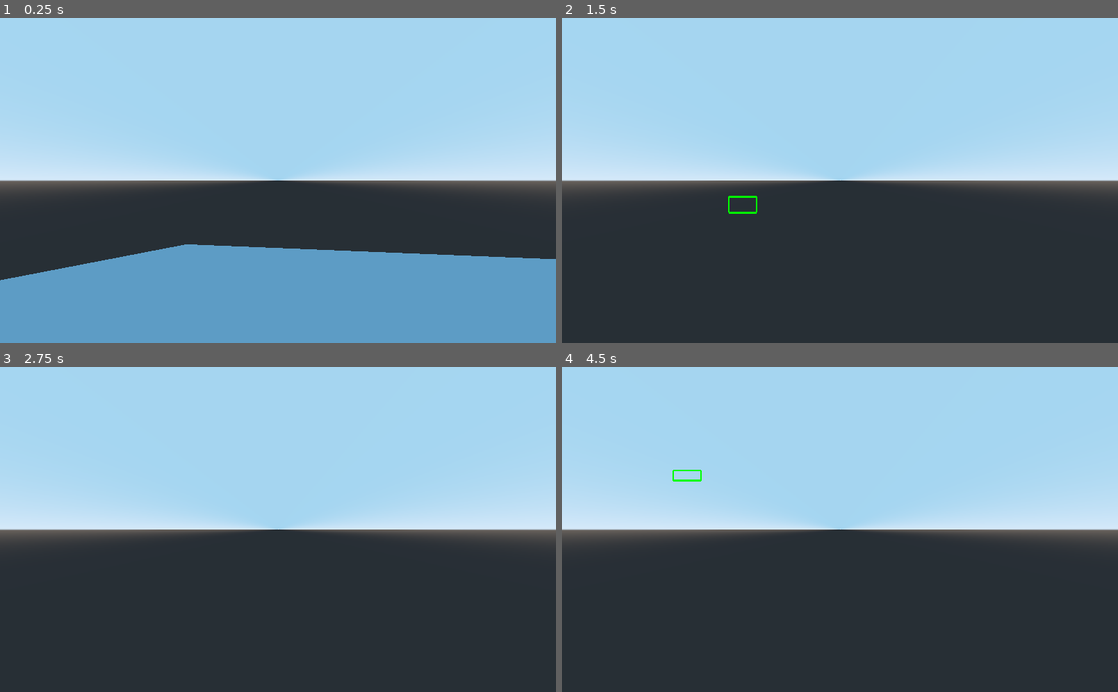
Above: before the commit, frames 1-4 (two rows, left to right).
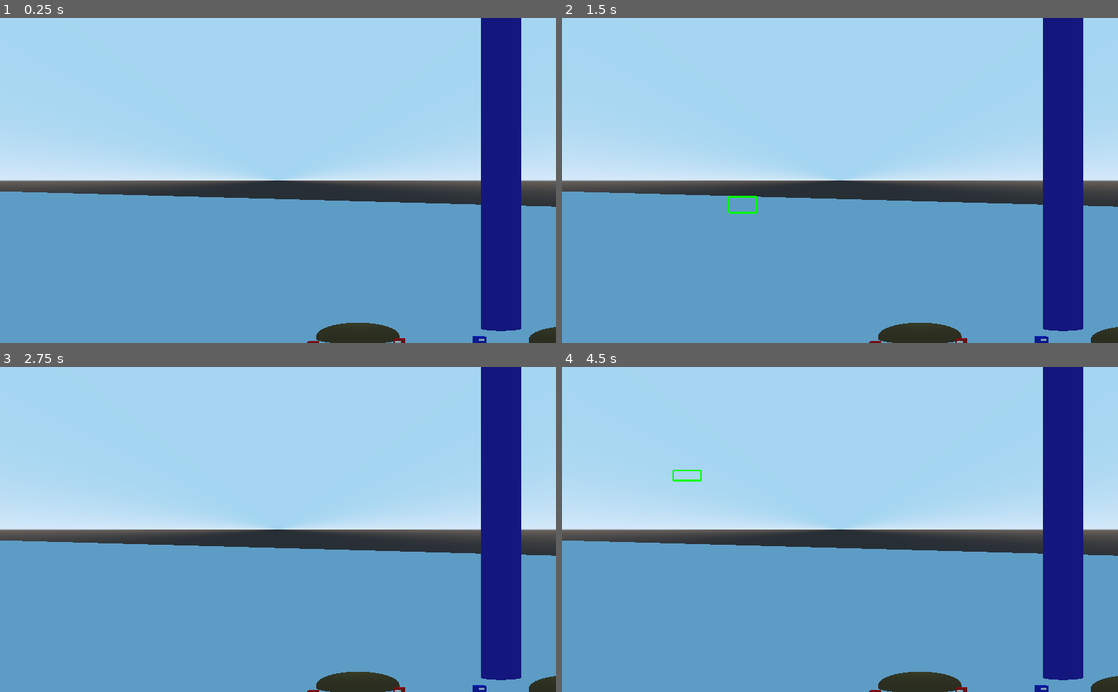
Above: after the commit, the same moments.

Repository: GoDandrea/Drown-in-Future
Game: Godot game, scene res://scenes/World.tscn
Same seed, same stepped clock (60 frames per second), same inputs: the game is played once before the commit and once after it.
Inputs (mouse positions are in pixels of both pictures, inside the frame that each line leads up to):
- Up to frame 1 (0.25 s): no input
- Up to frame 2 (1.5 s): tap Enter (ui_accept) at 0.5, 0.6, 0.77, 1.07, 1.25 s; move the mouse to (962, 164) at 0.52 s; hold Right (ui_right) 0.53-1.25 s; click (962, 164) at 0.67 s; drag from (728, 196) to (812, 245) at 1.27 s
- Up to frame 3 (2.75 s): tap Enter (ui_accept) at 2, 2.3 s; move the mouse to (333, 458) at 2.02 s; hold Right (ui_right) from 2.03 s (still down); right-click (333, 458) at 2.1 s
- Up to frame 4 (4.5 s): release Right (ui_right) at 2.75 s; tap Enter (ui_accept) at 2.75, 3.77, 3.8, 4.07, 4.25 s; drag from (812, 594) to (673, 480) at 2.77 s; move the mouse to (1006, 578) at 3.52 s; press the mouse at (1006, 578) at 3.53 s; hold Left (ui_left) 3.53-4.25 s; release the mouse at (1006, 578) at 4.25 s; drag from (673, 480) to (756, 448) at 4.27 s

The runs differ from the first frame. In frame 1, 24% of the frame differs, in the area x 0-100%, y 0-100%; in frame 2, 47%; in frame 3, 48%; in frame 4, 48%.

Commit message:
Limits camera rotation freedom

Diff:
--- a/CamBase.gd
+++ b/CamBase.gd
@@ -26,6 +26,8 @@
 		selection_box.is_visible = false
 	if Input.is_action_just_released("alt_command"):
 		select_units(m_pos)
+
+	$Camera.father_rot = rotation_degrees[1]
 
 		#smooth movement
 	var inpx = (int(Input.is_action_pressed("ui_right"))
--- a/scenes/Camera.gd
+++ b/scenes/Camera.gd
@@ -11,12 +11,10 @@
 var zoomMax = 128
 var zooming = false
 
-var tiltMin = 200.0
-var tiltMax = 200.0
+var father_rot
 
 var mousepos = Vector2()
 var mouseposGlobal = Vector2()
-var tilt = 0
 var is_dragging = false
 var move_to_point = Vector2()
 
@@ -27,7 +25,7 @@
 func _process(delta):
 
 	if Input.is_action_just_pressed("ui_accept"):
-		print(rotation_degrees)
+		print(global_transform.basis.get_euler(), father_rot)
 
 	var m_pos = get_viewport().get_mouse_position()
 	calc_move(m_pos, delta)
@@ -52,8 +50,10 @@
 		move_vec.y += 0.1
 	move_vec *= MOVE_SPEED
 
-	global_rotate(Vector3(0,1,0), -rad2deg(move_vec.x))
-	if not ((rotation_degrees[0] + 100*-rad2deg(move_vec.y) > 10) or (rotation_degrees[0] + 100*-rad2deg(move_vec.y) < -85)):
+	var g_rotation = global_transform.basis.get_euler()
+	if not ((rad2deg(g_rotation[1]) + 100*-rad2deg(move_vec.x) > 15 + father_rot) or (rad2deg(g_rotation[1]) + 100*-rad2deg(move_vec.x) < -15 + father_rot)):
+		global_rotate(Vector3(0,1,0), -rad2deg(move_vec.x))
+	if not ((rotation_degrees[0] + 100*-rad2deg(move_vec.y) > 10) or (rotation_degrees[0] + 100*-rad2deg(move_vec.y) < -75)):
 		rotate_object_local(Vector3(1,0,0), -rad2deg(move_vec.y))
 
 func _input(event):
--- a/scenes/World.tscn
+++ b/scenes/World.tscn
@@ -35,7 +35,7 @@
 script = ExtResource( 1 )
 
 [node name="Camera" type="Camera" parent="CamBase"]
-transform = Transform( 1, 0, 0, 0, 0.996196, -0.0871558, 0, 0.0871558, 0.996196, 0, 3.8147e-05, 200 )
+transform = Transform( 1, 0, 0, 0, 1, 5.96046e-08, 0, -5.96046e-08, 1, 0, 1.14441e-05, 200 )
 projection = 1
 size = 64.0
 far = 1000.0
